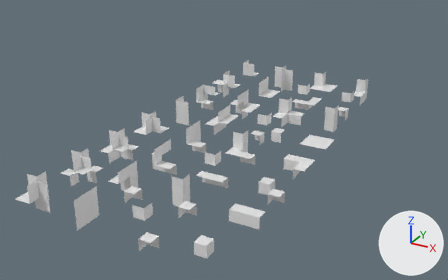
The FBX model Assets/Art/Test/MarchingCubesResults.fbx, before and after one commit.
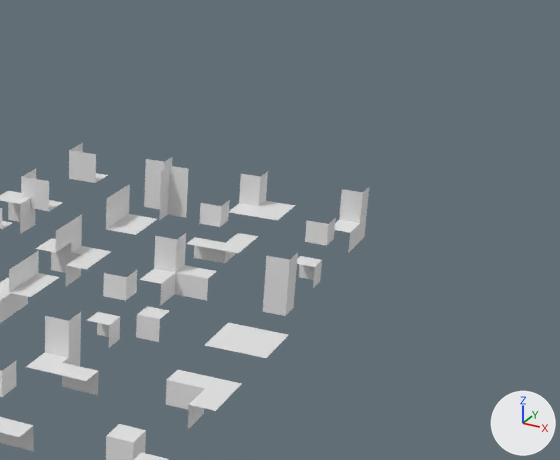
Each version appears first whole from a 50 mm lens placed at (7.08, -11.99, 9.14), pointed at (-5.0, 9.98, -1.84), and next in a close-up on the part from 48% to 100% of the width and 0% to 69% of the height. The lights are fixed; the arrows at lower right show +X, +Y and +Z. Where no turn or scale is listed for an object, it has been applied to the vertices.

The scene before the commit, as lines of its bpy script (objects in view):
```python
me_cube_026 = bpy.data.meshes.new('Cube.026')
me_cube_026.from_pydata(...)  # 16 vertices, 8 faces; spans x -0.5..0.5, y -0.5..0.5, z -0.5..0.5
me_cube_026.materials.append(mat_material_001)  # white #e7e7e7
me_cube_040 = bpy.data.meshes.new('Cube.040')
me_cube_040.from_pydata(...)  # 18 vertices, 8 faces; spans x -0.5..0.5, y -0.5..0.5, z -0.5..0.5
me_cube_040.materials.append(mat_material_001)  # white #e7e7e7
me_cube_047 = bpy.data.meshes.new('Cube.047')
me_cube_047.from_pydata(...)  # 18 vertices, 8 faces; spans x -0.5..0.5, y -0.5..0.5, z -0.5..0.5
me_cube_047.materials.append(mat_material_001)  # white #e7e7e7
ob_cube_23 = bpy.data.objects.new('Cube_23', me_cube_026)
ob_cube_23.location = (-2.0, 6.0, 0.0)
ob_cube_60 = bpy.data.objects.new('Cube_60', me_cube_040)
ob_cube_60.location = (-4.0, 8.0, 0.0)
ob_cube_85 = bpy.data.objects.new('Cube_85', me_cube_047)
ob_cube_85.location = (-4.0, 14.0, 0.0)
# also in view: 'Cube_27' at (-2.0, 10.0, 0.0); 'Cube_5' at (0.0, 4.0, -0.3); 'Cube_22' at (-2.0, 4.0, 0.0); 'Cube_125' at (-6.0, 12.0, 0.0); 'Cube_26' at (-2.0, 8.0, 0.0)
```
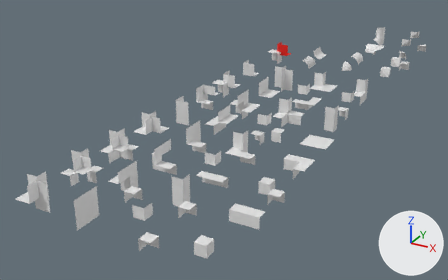
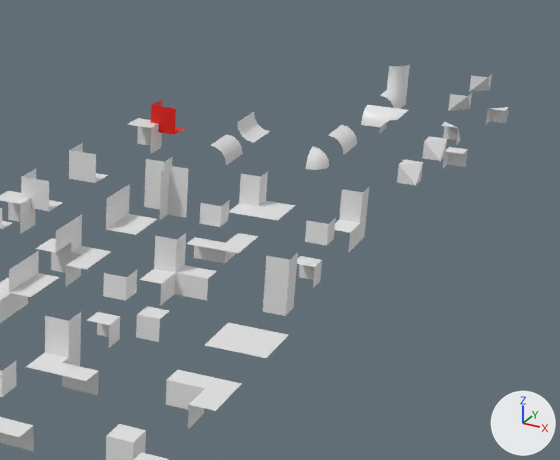
The newer file is also turned or shifted as a whole; pictures and numbers use the older file's frame.

Changed parts and their boxes (x1, y1, x2, y2) in the close-ups (560 x 460 px):
'Cube_125.001', added
    after: (128, 99, 185, 154)
'Cube_60.001', added
    after: (210, 112, 270, 165)
'Cube_5.001', added
    after: (422, 136, 468, 168)
'Cube_19.001', added
    after: (380, 65, 410, 109)
'Cube_7.001', added
    after: (361, 105, 408, 134)
'Cube_20.001', added
    after: (469, 74, 509, 124)
'Cube_18.001', added
    after: (441, 93, 472, 145)
'Cube_1.001', added
    after: (397, 160, 423, 185)
'Cube_3.001', added
    after: (328, 125, 357, 154)
'Cube_1.002', added
    after: (306, 147, 329, 170)

What changed in the scene script:
```text
Add me_cube_005:
    me_cube_005.from_pydata([(-0.5, 0.5, -0.1), (-0.5, 0.1, -0.1), (-0.5, 0.1, -0.5), (-0.1, 0.5, -0.1), (-0.1, 0.5, -0.5), (-0.1, 0.1, -0.5)], [], [(5, 3, 1), (3, 5, 4), (0, 1, 3), (2, 5, 1)])
    me_cube_005.materials.append(mat_material_001)  # white #e7e7e7
Add me_cube_022:
    me_cube_022.from_pydata([(-0.1, 0.5, 0.1), (-0.1, 0.5, 0.5), (-0.1, 0.1, 0.5), (-0.5, 0.5, 0.1), (-0.5, 0.1, 0.1), (-0.5, 0.1, 0.5), (-0.5, -0.5, -0.1), (-0.1, -0.5, -0.1), (-0.1, -0.5, -0.5), (-0.5, -0.1, -0.1), (-0.5, -0.1, -0.5), (-0.1, -0.1, -0.5)], [], [(0, 2, 4), (5, 4, 2), (2, 0, 1), (3, 0, 4), (11, 9, 7), (9, 11, 10), (6, 7, 9), (8, 11, 7)])
    me_cube_022.materials.append(mat_material_001)  # white #e7e7e7
Add me_cube_007:
    me_cube_007.from_pydata([(0.5, -0.1, -0.5), (0.5, -0.5, -0.1), (0.1, -0.5, -0.5), (0.5, -0.1, -0.1), (0.1, -0.5, -0.1), (0.1, -0.1, -0.5), (0.1, -0.1, -0.1), (-0.5, 0.5, -0.1), (-0.5, 0.1, -0.1), (-0.5, 0.1, -0.5), (-0.1, 0.5, -0.1), (-0.1, 0.5, -0.5), (-0.1, 0.1, -0.5)], [], [(0, 5, 6, 3), (1, 3, 6, 4), (4, 6, 5, 2), (12, 10, 8), (10, 12, 11), (7, 8, 10), (9, 12, 8)])
    me_cube_007.materials.append(mat_material_001)  # white #e7e7e7
Add me_cube_023:
    me_cube_023.from_pydata([(-0.1, 0.5, 0.1), (-0.1, 0.5, 0.5), (-0.1, 0.1, 0.5), (-0.5, 0.5, 0.1), (-0.5, 0.1, 0.1), (-0.5, 0.1, 0.5), (0.5, -0.5, -0.1), (0.5, -0.1, -0.1), (0.5, -0.1, -0.5), (0.1, -0.5, -0.1), (0.1, -0.5, -0.5), (0.1, -0.1, -0.5)], [], [(0, 2, 4), (5, 4, 2), (2, 0, 1), (3, 0, 4), (11, 9, 7), (9, 11, 10), (6, 7, 9), (8, 11, 7)])
    me_cube_023.materials.append(mat_material_001)  # white #e7e7e7
Add ob_cube_1_001:
    ob_cube_1_001 = bpy.data.objects.new('Cube_1.001', me_cube_005)
    ob_cube_1_001.location = (0.0, 18.0, 0.0)
Add ob_cube_18_001:
    ob_cube_18_001 = bpy.data.objects.new('Cube_18.001', me_cube_022)
    ob_cube_18_001.location = (0.0, 22.0, 0.0)
Add ob_cube_19_001:
    ob_cube_19_001 = bpy.data.objects.new('Cube_19.001', me_cube_021)  # 15 vertices, 8 faces; spans x -0.5..-0.1, y -0.5..0.5, z -0.5..0.5; in mat_material_001 (white #e7e7e7)
    ob_cube_19_001.location = (-2.0, 24.0, 0.0)
Add ob_cube_5_001:
    ob_cube_5_001 = bpy.data.objects.new('Cube_5.001', me_cube_007)
    ob_cube_5_001.location = (0.0, 20.0, 0.0)
Add ob_cube_125_001:
    ob_cube_125_001 = bpy.data.objects.new('Cube_125.001', me_cube_004)  # 30 vertices, 18 faces; spans x -0.5..0.5, y -0.5..0.5, z -0.5..0.5; in mat_material_001 (white #e7e7e7), mat_material2 (red #e71300)
    ob_cube_125_001.location = (-6.0, 18.0, 0.0)
Add ob_cube_1_002:
    ob_cube_1_002 = bpy.data.objects.new('Cube_1.002', me_cube_015)  # 19 vertices, 12 faces; spans x -0.5..-0.1, y 0.1..0.5, z -0.5..-0.1; in mat_material_001 (white #e7e7e7)
    ob_cube_1_002.location = (-2.0, 18.0, 0.0)
Add ob_cube_20_001:
    ob_cube_20_001 = bpy.data.objects.new('Cube_20.001', me_cube_023)
    ob_cube_20_001.location = (0.0, 24.0, 0.0)
Add ob_cube_3_001:
    ob_cube_3_001 = bpy.data.objects.new('Cube_3.001', me_cube_017)  # 15 vertices, 8 faces; spans x -0.5..-0.1, y -0.5..0.5, z -0.5..-0.1; in mat_material_001 (white #e7e7e7)
    ob_cube_3_001.location = (-2.0, 20.0, 0.0)
Add ob_cube_7_001:
    ob_cube_7_001 = bpy.data.objects.new('Cube_7.001', me_cube_018)  # 15 vertices, 8 faces; spans x -0.5..0.5, y -0.5..0.5, z -0.5..-0.1; in mat_material_001 (white #e7e7e7)
    ob_cube_7_001.location = (-2.0, 22.0, 0.0)
Add ob_cube_60_001:
    ob_cube_60_001 = bpy.data.objects.new('Cube_60.001', me_cube_016)  # 30 vertices, 16 faces; spans x -0.5..0.5, y -0.5..0.5, z -0.5..0.5; in mat_material_001 (white #e7e7e7)
    ob_cube_60_001.location = (-4.0, 18.0, 0.0)
```
